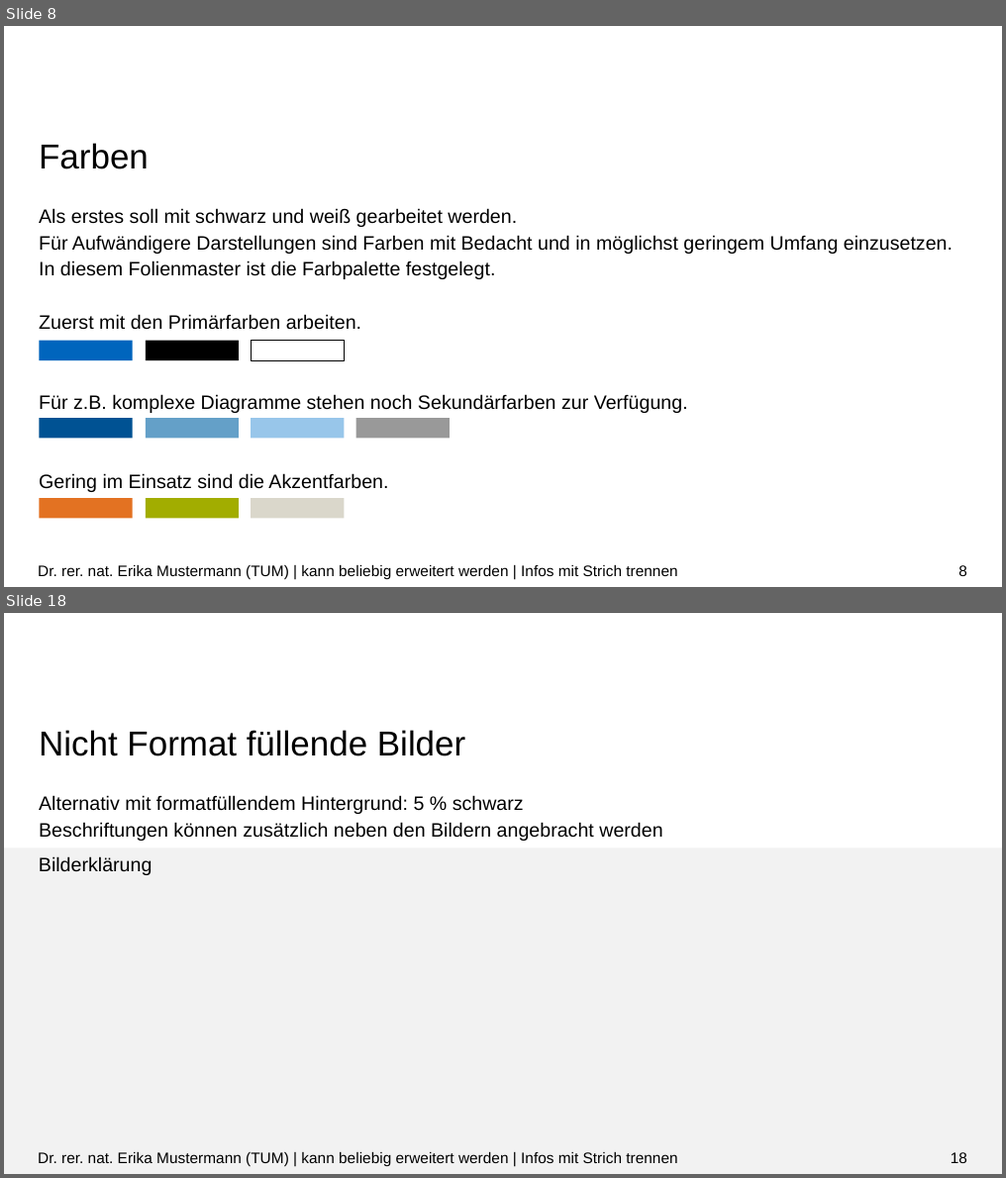
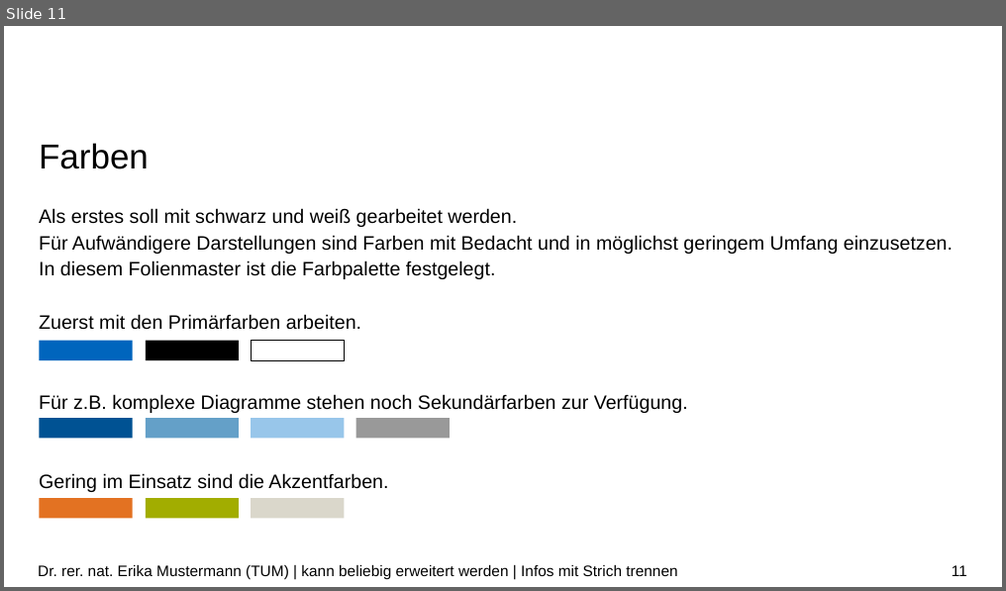
Before and after one commit to Goblin-0-0-7/n-body-cuda, a slide deck: presentation/nbody - Presentation.pptx. Shown one above the other, each under a label of ours: slides 8 and 18 before the commit, slide 11 after it; the slides between them are not shown. The pictures are 1006x1178 and 1006x591 pixels, drawn with LibreOffice and Linux fonts; fonts in the diff are those of the drawing; background and template pictures are left out. Boxes give left, top, right and bottom in pixels: in the first picture for what was removed or moved away, otherwise in the second. Text is boxed around its words. In the diff, an @@ line names an element or a change of style, - is before the commit and + after.

```diff
--- a/presentation/nbody - Presentation.pptx
+++ b/presentation/nbody - Presentation.pptx
@@ slide 18 removed at [4, 613, 1002, 1174], background #FFFFFF @@
@@ title removed at [39, 730, 465, 757] @@
-Nicht Format füllende Bilder
@@ text removed at [39, 795, 662, 841] @@
-Alternativ mit formatfüllendem Hintergrund: 5 % schwarz
-Beschriftungen können zusätzlich neben den Bildern angebracht werden
@@ rectangle removed at [4, 848, 1002, 1173] @@
@@ text removed at [39, 857, 152, 875] @@
-Bilderklärung
@@ text removed at [38, 1153, 677, 1167] @@
-Dr. rer. nat. Erika Mustermann (TUM) | kann beliebig erweitert werden | Infos mit Strich trennen
@@ page number removed at [950, 1153, 967, 1163] @@
-18
@@ what was slide 8 is now slide 11 @@
@@ page number at [951, 566, 967, 576]: text changed @@
-8
+11
```
Also in this commit, not shown: 1 slide changed, 10 slides added, 19 other slides removed.
